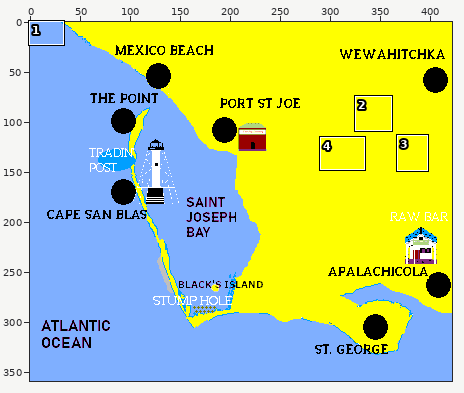
Sprite sheet: core/assets/artwork/maps/WorldMapFake_02.png. Above, an overview of the earlier version with the close-up marked.
Close-up. Before the commit:
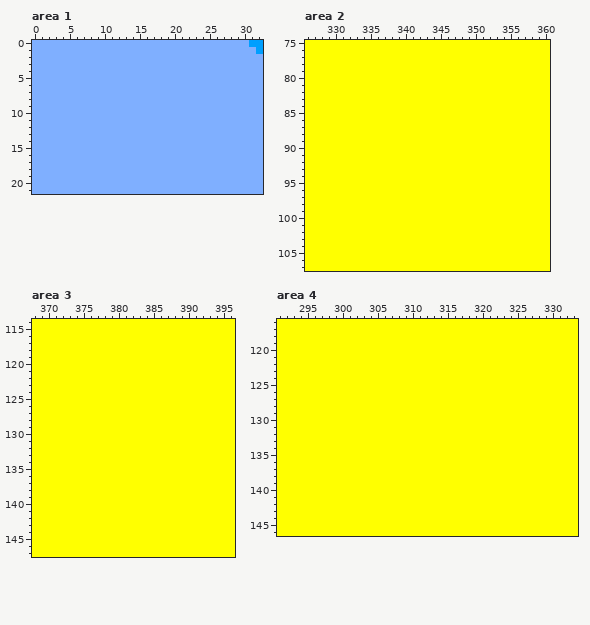
The file is 422x359 pixels. Colours within 5 levels of each other are drawn and written as one. Shown: area 1: x 0..32, y 0..21; area 2: x 326..360, y 75..107; area 3: x 368..396, y 114..147; area 4: x 291..333, y 116..146. The commit also changed other parts of the picture, which this record leaves out.
The result:
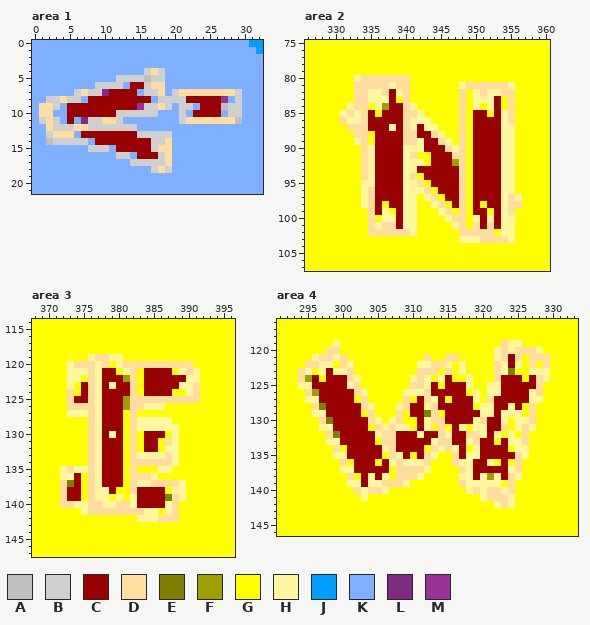
Palette (. is transparent): A #bfbfbf  B #cfcfcf  C #990000  D #ffdc9f  E #808000  F #9f9f00  G #ffff00  H #fff79f  J #009fff  K #7fafff  L #802b80  M #993399
Edits made:
Changed rows in their new state; - is an unchanged pixel.
Area 1:
first column x 1:
 4 ---------------BDB-----------
 5 -----------BBBBABB-----------
 6 --------BBBB-CCBDD-----------
 7 -----BDBBLCCCC-BBD-BDDDDDDDDB
 8 -BBDBB-CCCCCCCCC-BBBBCCCCCM-B
 9 DDB-CCCCCCCCCCMBBDB-BB-CCCABB
10 DD--CCCCCCCBBBBBB---B-CCCC-BB
11 BDB-C-LBBDDB--------BDDDDDDDA
12 -DBBBDDBBBBBBB---------------
13 -BDDD-CCCCCCCCBBBBB----------
14 -ABBBBB-CCCCCCCCBBD----------
15 -------BBB-CCCCCBDD----------
16 -----------BB-CCCBD----------
17 -------------BBBBBD----------
18 ----------------BDB----------
Area 2:
first column x 331:
 80 --HDDDDDDD----------------
 81 --DDDDDHDD-------HDDDDDDH-
 82 --DDHHDCHD-------D-HDHHDD-
 83 --DDHHHC-D-------D-HHHC-D-
 84 -HDD-HFCCDH------D-H-HC-D-
 85 HDHDC-CCCDDH-----D-CC-CHD-
 86 DHHDCCCCCDHHH----D-CCCCHD-
 87 -DDDCCCHCDHCHH---D-CCCCHH-
 88 --DD-CCCCDDCCDH--D-CCCCHH-
 89 --HD-CCCCDDHCCDH-D-CCCCHH-
 90 ---DHCCCCHHHCCCDHD-CCCCHH-
 91 ---DHCCCCHD--CCCDD-CCCCHH-
 92 ---DHCCCCHHH-CCCFD-CCCCHH-
 93 ---DHCCCCHHCCCCCCD-CCCCHH-
 94 ---DHCCCCHD-CCCCCD-CCCCHH-
 95 ---HHCCCCHHD-CCCCD-CCCCHH-
 96 ---HDCCCCHHHD-CCCD-CCCCHH-
 97 ---HDCCCCHH-HD-CCD-CCCCHDH
 98 ---HDC-CCHH--HD-CD-C-CCHDD
 99 ----DCH-CHH---HD-D-CC-CHD-
100 ----D-HHCHH----HDD-HCHCHH-
101 ----DHDDCHH-----HD-DCDCHH-
102 ----DDDDDDH------DDDDD-HH-
103 -----------------HHHDDDDH-
Area 3:
first column x 372:
119 ----HDDHH-----------
120 -HDDDHD-HDDDDDDDDDD-
121 -HHHDHCC-HD-CCCC-HDH
122 -HH-DHCCCFD-CCCCCCHH
123 -H-CDHCHCCD-CCCCCHHD
124 -D-CDHCCCCD-CCCC--HD
125 -DCCDHCCCFDDDDDDDDDD
126 -DDDDHCCCFDDHHH-----
127 -HHHDHCCC-D---------
128 ----DHCCC-DHHHHH----
129 ----DHCCC-DHHHHHH---
130 ----DHCHC-D-CCC-H---
131 ----DHCCC-D-CC-DH---
132 ----DHCCC-D-CC-HH---
133 ----DHCCC-DHHHHDH---
134 ----DHCCC-DDDDDDH---
135 HDHHDHCCC-D---HH----
136 HHC-DHCCC-DDDH------
137 DEC-DHCCC-DHHDDDDH--
138 DCC-DHHC--DCCCC-HH--
139 DCC-DHH-H-HCCCCEDH--
140 DDHHDDHHDDHCCCCHD---
141 ---HDDDDDDDDHH-HD---
142 -----------HHHDDD---
Area 4:
first column x 294:
119 -----H-----------------------DHH----
120 ----DD----------------------HDHDDDH-
121 --HDDHD-----------D--DD-----HDCD-DDD
122 -DDHH-DH---------HHDDH-H----DHCH-D-D
123 DH-HCHHD---------DDD-D-H----DHE--HHH
124 DFC-CCCDH-------HDH-HC--H---DCCC-CDH
125 HHCCCCCHD-------DDHC-CCCH--HHCCCCCD-
126 -DFCCCCCDH-----HHHDCCCCC-H-HHCCCCHD-
127 -HHCCCCC-D-----D-CDHC-CCCH-DCCCCCHH-
128 --DECCCCCDH---HDCCHDCCCCC-HHCCHC-D--
129 --HHCCCCC-D---D-CCED-CCCCCHHCHHH-D--
130 ---DECCCCCDH-HD--CHDDCCCCHDCCH-HHD--
131 ---HHCCCCC-DHDHH-CH-D-CH-HHCCD-HDH--
132 ----DECCCCCHDDCCCHCCDHCCDDHCH-H-D---
133 ----HHCCCCC-DDCCCCCHDDCCHDCC-CHHD---
134 -----D-CCCCCHDCCCC-DHDHC-HCCCC-HH---
135 -----HHCCCCC-DHC-CDH--DCHHCCCCCDH---
136 ------D-CCC-CHDHHHD---DHHCCH-C-D----
137 ------HHCCCCC-DDDDH----DHCCCCCHD----
138 -------D-CHCH-DDDH-----HHCHFHCDH----
139 -------HHCHHDDDH-------DHHHHH-D-----
140 --------DHDDH-----------HDHDDHD-----
141 ---------H----------------HDDDH-----
142 ----------------------------HDH-----
Changed places in both close-ups, as pixel boxes (x1, y1, x2, y2):
changed: (39, 68, 242, 173)
changed: (340, 75, 522, 243)
changed: (60, 354, 200, 522)
changed: (298, 340, 550, 508)
